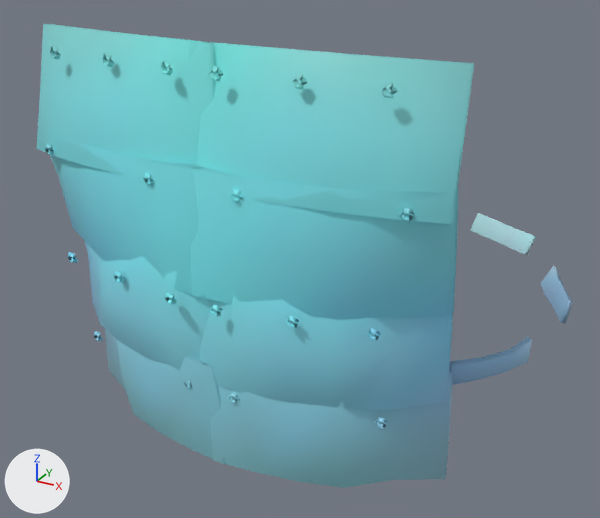
Before and after pictures for a commit that changed the glTF model assets/giant/parts/Armour_kingsfall_cuirass.glb.
Both versions are drawn from a 50 mm lens placed at (0.513, -1.094, 3.02), pointed at (-0.01, -0.143, 2.544). Every picture has the same lights, and +X, +Y and +Z are marked at lower left. The picture after the commit comes second. Vertices at exactly the same position are counted once.

In view in the first picture: 'Armour_kingsfall_cuirass'.
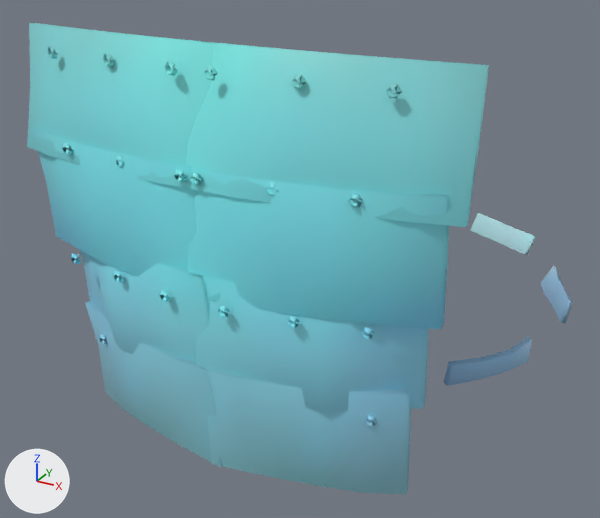
Where the change shows, as pixel boxes [x1, y1, x2, y2] in the pictures (600 x 518 px; the box of a moved part takes in the faces that stretch with it):
'Armour_kingsfall_cuirass', reshaped
    before: [37, 24, 573, 488]
    after: [27, 23, 573, 495]
part 1 of me_armour_kingsfall_cuirass, moved or reshaped
    before: [209, 66, 224, 81]
    after: [204, 66, 218, 80]
part 2 of me_armour_kingsfall_cuirass, moved or reshaped
    before: [161, 61, 174, 75]
    after: [165, 61, 178, 76]
part 3 of me_armour_kingsfall_cuirass, moved or reshaped
    before: [382, 83, 398, 98]
    after: [386, 83, 403, 99]
part 4 of me_armour_kingsfall_cuirass, moved or reshaped
    before: [50, 46, 61, 59]
    after: [48, 46, 58, 59]
part 5 of me_armour_kingsfall_cuirass, moved or reshaped
    before: [231, 189, 242, 202]
    after: [190, 172, 203, 185]
part 6 of me_armour_kingsfall_cuirass, moved or reshaped
    before: [143, 173, 155, 185]
    after: [174, 169, 187, 183]
part 7 of me_armour_kingsfall_cuirass, moved or reshaped (not visible before)
    after: [267, 182, 278, 195]
part 8 of me_armour_kingsfall_cuirass, moved or reshaped (not visible before)
    after: [115, 155, 125, 167]
part 9 of me_armour_kingsfall_cuirass, moved or reshaped
    before: [400, 208, 414, 221]
    after: [348, 193, 363, 207]
part 10 of me_armour_kingsfall_cuirass, moved or reshaped
    before: [45, 144, 54, 155]
    after: [62, 143, 74, 155]
part 11 of me_armour_kingsfall_cuirass, moved or reshaped
    before: [210, 305, 222, 316]
    after: [217, 306, 230, 317]
part 12 of me_armour_kingsfall_cuirass, moved or reshaped
    before: [165, 292, 177, 304]
    after: [159, 290, 171, 302]
part 13 of me_armour_kingsfall_cuirass, moved or reshaped
    before: [366, 328, 380, 340]
    after: [360, 327, 374, 339]
part 14 of me_armour_kingsfall_cuirass, moved or reshaped
    before: [68, 252, 78, 263]
    after: [71, 253, 81, 264]
part 15 of me_armour_kingsfall_cuirass, moved or reshaped (not visible afterwards)
    before: [228, 393, 239, 403]
part 16 of me_armour_kingsfall_cuirass, moved or reshaped
    before: [374, 417, 388, 428]
    after: [364, 415, 377, 426]
part 17 of me_armour_kingsfall_cuirass, moved or reshaped
    before: [93, 331, 103, 341]
    after: [99, 334, 108, 344]
part 18 of me_armour_kingsfall_cuirass, moved or reshaped
    before: [37, 24, 474, 488]
    after: [27, 23, 489, 493]
part 19 of me_armour_kingsfall_cuirass, edited (looks the same)
    both: [45, 26, 428, 475]

Patch to the scene script:
```diff
--- a/assets/giant/parts/Armour_kingsfall_cuirass.glb.py
+++ b/assets/giant/parts/Armour_kingsfall_cuirass.glb.py
@@ me_armour_kingsfall_cuirass @@
-me_armour_kingsfall_cuirass.from_pydata(...)  # 816 vertices, 1576 faces; spans x -0.349..0.349, y -0.417..0.212, z 2.351..2.88
+me_armour_kingsfall_cuirass.from_pydata(...)  # 816 vertices, 1576 faces; spans x -0.349..0.349, y -0.416..0.212, z 2.351..2.879
+# me_armour_kingsfall_cuirass part 1: the loose piece of 18 vertices spanning x 0.023..0.039, y -0.398..-0.389, z 2.846..2.861 is moved by (-0.006, -0.001, 0.0)
+# me_armour_kingsfall_cuirass part 2: the loose piece of 18 vertices spanning x -0.039..-0.023, y -0.398..-0.389, z 2.846..2.861 is moved by (0.006, -0.001, 0.0)
+# me_armour_kingsfall_cuirass part 3: the loose piece of 18 vertices spanning x 0.202..0.219, y -0.375..-0.366, z 2.843..2.858 is moved by (0.005, 0.001, 0.0)
+# me_armour_kingsfall_cuirass part 4: the loose piece of 18 vertices spanning x -0.219..-0.202, y -0.375..-0.366, z 2.843..2.858 is moved by (-0.005, 0.001, 0.0)
+# me_armour_kingsfall_cuirass part 5: the loose piece of 18 vertices spanning x 0.049..0.065, y -0.407..-0.399, z 2.723..2.738 is moved by (-0.047, -0.005, 0.013)
+# me_armour_kingsfall_cuirass part 6: the loose piece of 18 vertices spanning x -0.065..-0.049, y -0.407..-0.399, z 2.723..2.738 is moved by (0.047, -0.005, 0.013)
+# me_armour_kingsfall_cuirass part 7: the loose piece of 18 vertices spanning x 0.138..0.154, y -0.392..-0.383, z 2.724..2.739 is moved by (-0.047, -0.012, 0.012)
+# me_armour_kingsfall_cuirass part 8: the loose piece of 18 vertices spanning x -0.154..-0.138, y -0.392..-0.383, z 2.724..2.739 is moved by (0.047, -0.012, 0.012)
+# me_armour_kingsfall_cuirass part 9: the loose piece of 18 vertices spanning x 0.227..0.243, y -0.376..-0.368, z 2.724..2.739 is moved by (-0.048, -0.018, 0.012)
+# me_armour_kingsfall_cuirass part 10: the loose piece of 18 vertices spanning x -0.243..-0.227, y -0.376..-0.368, z 2.724..2.739 is moved by (0.048, -0.018, 0.012)
+# me_armour_kingsfall_cuirass part 11: the loose piece of 18 vertices spanning x 0.023..0.039, y -0.417..-0.409, z 2.587..2.602 is moved by (0.009, 0.002, 0.0)
+# me_armour_kingsfall_cuirass part 12: the loose piece of 18 vertices spanning x -0.039..-0.023, y -0.417..-0.409, z 2.587..2.602 is moved by (-0.009, 0.002, 0.0)
+# me_armour_kingsfall_cuirass part 13: the loose piece of 18 vertices spanning x 0.201..0.217, y -0.386..-0.377, z 2.589..2.603 is moved by (-0.007, -0.001, 0.0)
+# me_armour_kingsfall_cuirass part 14: the loose piece of 18 vertices spanning x -0.217..-0.201, y -0.386..-0.377, z 2.589..2.603 is moved by (0.007, -0.001, 0.0)
+# me_armour_kingsfall_cuirass part 15: the loose piece of 18 vertices spanning x 0.024..0.04, y -0.39..-0.382, z 2.457..2.472 is moved by (0.016, 0.003, 0.0)
+# me_armour_kingsfall_cuirass part 16: the loose piece of 18 vertices spanning x 0.202..0.218, y -0.355..-0.347, z 2.459..2.474 is moved by (-0.012, -0.002, 0.0)
+# me_armour_kingsfall_cuirass part 17: the loose piece of 18 vertices spanning x -0.217..-0.202, y -0.355..-0.347, z 2.459..2.474 is moved by (0.012, -0.002, 0.0)
+# me_armour_kingsfall_cuirass part 18: 288 of 816 vertices moved; they spanned x -0.276..0.276, y -0.405..-0.264, z 2.351..2.88 and now span x -0.291..0.291, y -0.409..-0.307, z 2.351..2.879; mean shift (0.0, -0.011, 0.0); largest move (-0.269, -0.291, 2.51) -> (-0.237, -0.341, 2.506)
+# me_armour_kingsfall_cuirass part 19: 504 kept faces spanning x -0.291..0.291, y -0.412..-0.307, z 2.351..2.877 get new vertex colours; the middle colour goes from cyan #81e6f4 to cyan #81e9f7
+# other edits to the shape of me_armour_kingsfall_cuirass do not show in these pictures
 me_armour_kingsfall_cuirass.materials.append(mat_defaultmaterial)
```
